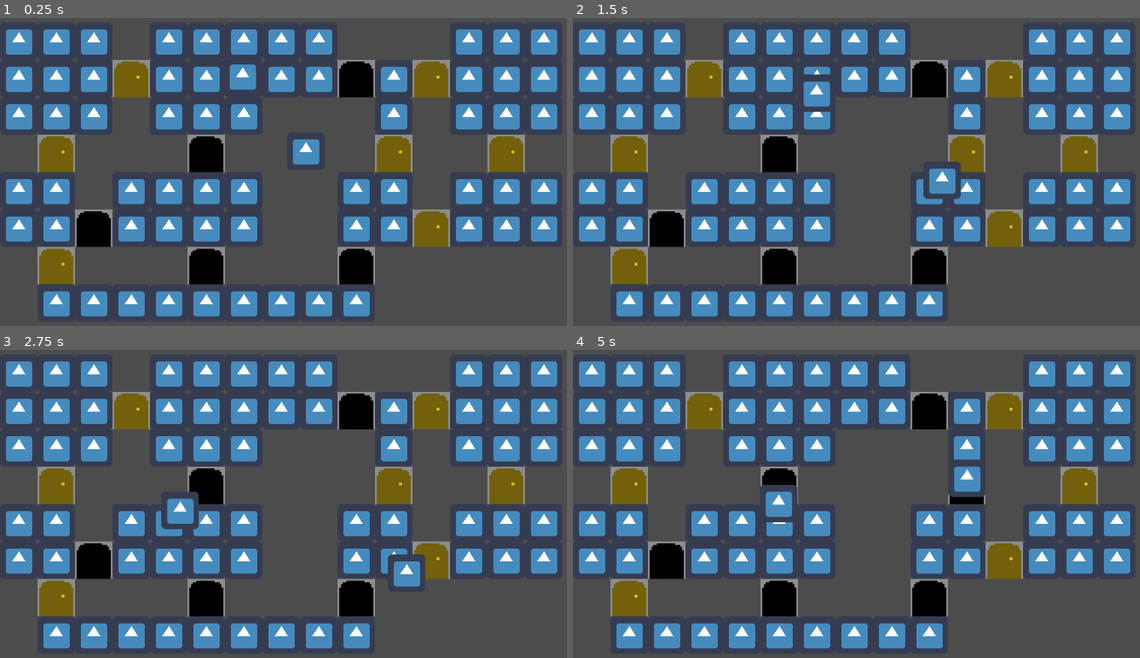
Above: before the commit, frames 1-4 (two rows, left to right).
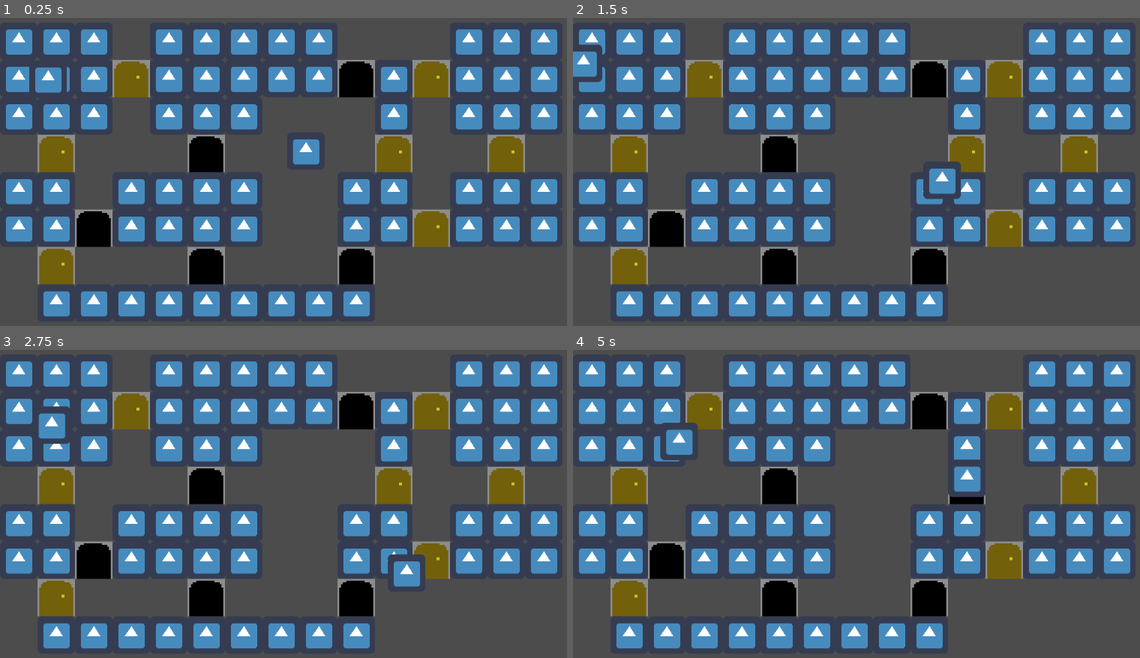
Above: after the commit, the same moments.

Repository: Omivel/LudemDare46
Game: Godot game, scene res://Levels/TestLevel.tscn
Two runs of this game, one before a commit and one after it. Both use one fixed random seed, a clock stepped at 60 frames per second and the inputs below. The engine's default icon, where the game draws it, is replaced by a stand-in: a white triangle on a blue panel in a dark square.
Inputs (mouse positions are in pixels of both pictures, inside the frame that each line leads up to):
- Up to frame 1 (0.25 s): no input
- Up to frame 2 (1.5 s): move the mouse to (1003, 144) at 0.52 s; hold Right (ui_right) 0.53-1.28 s; hold Space (ui_select) 0.53-1.28 s; move the mouse to (754, 178) at 1.27 s; hold Down (ui_down) from 1.28 s (still down); click (754, 178) at 1.35 s
- Up to frame 3 (2.75 s): tap Space (ui_select) at 1.52, 1.55, 1.82 s; move the mouse to (357, 414) at 2.02 s; release Down (ui_down) at 2.03 s; hold Right (ui_right) from 2.03 s (still down); hold Space (ui_select) from 2.03 s (still down)
- Up to frame 4 (5 s): move the mouse to (845, 562) at 2.77 s; release Right (ui_right) at 2.78 s; release Space (ui_select) at 2.78 s; hold Up (ui_up) 2.78-3.53 s; click (845, 562) at 2.85 s; tap Space (ui_select) at 3.02, 3.05, 3.32, 4.52, 4.55, 4.82 s; move the mouse to (1054, 544) at 3.52 s; hold Space (ui_select) 3.53-4.28 s; hold Left (ui_left) from 3.53 s (still down); move the mouse to (692, 439) at 4.27 s; click (692, 439) at 4.35 s

The runs differ from the first frame. In frame 1, 0.5% of the frame differs, in the area x 5-46%, y 15-25%; in frame 2, 0.9%; in frame 3, 1.0%; in frame 4, 1.1%, in the area x 15-40%, y 23-56%.
Error before the commit: Invalid call. Nonexistent function 'activate' in base 'Nil'. (res://Scenes/Player/Player.gd:45)

Commit message:
test

Diff:
--- a/game/Levels/TestLevel.gd
+++ b/game/Levels/TestLevel.gd
@@ -23,7 +23,9 @@
 
 			var nav = Navigation2D.new()
 			nav.add_child(navTiles)
-			$Monster.add_child(nav)
+			child.add_child(nav)
+			child.initialize_pathfinding()
+			child.map_updated()
 
 
 # Called every frame. 'delta' is the elapsed time since the previous frame.
@@ -51,6 +53,7 @@
 							if child3 is TileMap:
 								child3.set_cellv(cordinates, 0)
 								child3.update_dirty_quadrants()
+								child.map_updated()
 	else:
 		tileMap.set_cellv(cordinates, 1)
 		tileMap.update_dirty_quadrants()
@@ -62,3 +65,4 @@
 							if child3 is TileMap:
 								child3.set_cellv(cordinates, -1)
 								child3.update_dirty_quadrants()
+								child.map_updated()
--- a/game/Levels/TestLevel.tscn
+++ b/game/Levels/TestLevel.tscn
@@ -61,8 +61,7 @@
 tile_data = PoolIntArray( 65536, 0, 0, 65537, 0, 0, 65538, 0, 0, 65540, 0, 0, 65541, 0, 0, 65542, 0, 0, 65543, 0, 0, 65 …(960 unchanged characters)…
 
 [node name="Monster" parent="." instance=ExtResource( 3 )]
-position = Vector2( 414, 156 )
-speed = 250.0
+position = Vector2( 97, 162 )
 
 [node name="KinematicBody2D" parent="." instance=ExtResource( 4 )]
 position = Vector2( 522, 284 )
--- /dev/null
+++ b/game/Scenes/Gas/Gas.gd
@@ -0,0 +1,18 @@
+extends Area2D
+class_name Gas
+
+onready var down = $DetectDown
+onready var up = $DetectRight
+onready var left = $DetectLeft
+onready var right = $DetectRigh
+onready var decay = $DecayTimer
+
+func _ready():
+	decay.connect("timeout", self, "_vanish")
+
+#mabe switch this to physics process
+func _process(delta):
+	pass
+
+func _vanish():
+	queue_free()
--- /dev/null
+++ b/game/Scenes/Gas/Gas.tscn
@@ -0,0 +1,40 @@
+[gd_scene load_steps=5 format=2]
+
+[ext_resource path="res://icon.png" type="Texture" id=1]
+[ext_resource path="res://Scenes/Gas/Gas.gd" type="Script" id=2]
+
+[sub_resource type="SpriteFrames" id=2]
+animations = [ {
+"frames": [ ExtResource( 1 ) ],
+"loop": true,
+"name": "default",
+"speed": 5.0
+} ]
+
+[sub_resource type="RectangleShape2D" id=1]
+extents = Vector2( 32, 32 )
+
+[node name="Gas" type="Area2D"]
+script = ExtResource( 2 )
+
+[node name="AnimatedSprite" type="AnimatedSprite" parent="."]
+frames = SubResource( 2 )
+
+[node name="CollisionShape2D" type="CollisionShape2D" parent="."]
+shape = SubResource( 1 )
+
+[node name="DetectDown" type="RayCast2D" parent="."]
+
+[node name="DetectUp" type="RayCast2D" parent="."]
+cast_to = Vector2( 0, -50 )
+
+[node name="DetectLeft" type="RayCast2D" parent="."]
+cast_to = Vector2( -50, 0 )
+
+[node name="DetectRight" type="RayCast2D" parent="."]
+cast_to = Vector2( 50, 0 )
+
+[node name="DecayTimer" type="Timer" parent="."]
+wait_time = 20.0
+one_shot = true
+autostart = true
--- a/game/Scenes/Monster/Monster.gd
+++ b/game/Scenes/Monster/Monster.gd
@@ -1,17 +1,36 @@
 extends KinematicBody2D
 class_name Monster
 
+onready var vision = $Vision
+onready var chaseTimer = $ChaseTimer
+onready var chaseUpdate = $ChaseUpdateTimer
+onready var atack = $Atack
+
 #how close to its pathfindng goal the monster hase to be to check it off its list
-const TOLERENCE := 2.5
+const TOLERENCE := 11
 
-export var speed : float = 1
+export var running_speed : float = 200
+export var walking_speed : float = 75
+
+#left uninitialized to be initialized with an outside call
+var pathfinding : Navigation2D
+#another entity that this node will track down
+var target = null
+var speed = walking_speed
 
 #a first in first out list of positions to move too
 var path : PoolVector2Array = []
 var direction := Vector2()
 
+var placesToGo = []
+
+
 # Called when the node enters the scene tree for the first time.
 func _ready():
+	vision.connect("body_entered", self, "_new_target")
+	chaseTimer.connect("timeout", self, "_end_chase")
+	chaseUpdate.connect("timeout", self, "_update_target_path")
+	atack.connect("body_entered", self, "_catch")
 	pass # Replace with function body.
 
 # warning-ignore:unused_argument
@@ -26,10 +45,48 @@
 			#Move the character to the next target
 			direction = path[0]-global_position
 			move_and_slide(direction.normalized()*speed, Vector2(0,0))
+	else:
+		placesToGo.shuffle()
+		newPath(pathfinding.get_simple_path(global_position, placesToGo[0], false))
 
+func _catch(caught):
+	print("I caught "+str(caught))
 
 func newPath(newPath : PoolVector2Array):
 	path = newPath
 
 func appendPath(newPath: PoolVector2Array):
 	path.append_array(newPath)
+
+func _new_target(new_target):
+	if new_target is Player:
+		speed = running_speed
+		target = new_target
+		newPath(pathfinding.get_simple_path(global_position, target.get_global_position(), false))
+		chaseTimer.start()
+		chaseUpdate.start()
+
+func _update_target_path():
+	newPath(pathfinding.get_simple_path(global_position, target.get_global_position(), false))
+
+func _end_chase():
+	chaseUpdate.stop()
+	target = null
+	path = []
+	speed = walking_speed
+
+func map_updated():
+	placesToGo.clear()
+	for child in pathfinding.get_children():
+		if child is TileMap:
+			for pos in child.get_used_cells():
+				placesToGo.append(child.map_to_world(pos))
+	if !path.empty():
+		newPath(pathfinding.get_simple_path(global_position, path[path.size()-1], false))
+
+#called after pathfinding node is initialized from outside
+func initialize_pathfinding():
+	for child in get_children():
+		if child is Navigation2D:
+			pathfinding = child
+			return
--- a/game/Scenes/Monster/Monster.tscn
+++ b/game/Scenes/Monster/Monster.tscn
@@ -12,7 +12,12 @@
 } ]
 
 [sub_resource type="CircleShape2D" id=2]
-radius = 20.0
+
+[sub_resource type="CircleShape2D" id=3]
+radius = 100.0
+
+[sub_resource type="CircleShape2D" id=4]
+radius = 12.0
 
 [node name="Monster" type="KinematicBody2D"]
 script = ExtResource( 2 )
@@ -22,3 +27,24 @@
 
 [node name="CollisionShape2D" type="CollisionShape2D" parent="."]
 shape = SubResource( 2 )
+
+[node name="Vision" type="Area2D" parent="."]
+visible = false
+monitorable = false
+
+[node name="CollisionShape2D" type="CollisionShape2D" parent="Vision"]
+shape = SubResource( 3 )
+
+[node name="Atack" type="Area2D" parent="."]
+
+[node name="CollisionShape2D" type="CollisionShape2D" parent="Atack"]
+shape = SubResource( 4 )
+
+[node name="ChaseTimer" type="Timer" parent="."]
+process_mode = 0
+wait_time = 10.0
+one_shot = true
+
+[node name="ChaseUpdateTimer" type="Timer" parent="."]
+process_mode = 0
+wait_time = 0.2
--- a/game/Scenes/Player/Player.gd
+++ b/game/Scenes/Player/Player.gd
@@ -1,4 +1,5 @@
 extends KinematicBody2D
+class_name Player
 
 var direction := Vector2(0,0)
 
@@ -42,4 +43,5 @@
 					dist = node.get_global_position().distance_to(get_global_position())
 					if dist < dist_lowest:
 						lowest_node = node
-		lowest_node.activate()
+		if(lowest_node != null):
+			lowest_node.activate()
--- a/game/project.godot
+++ b/game/project.godot
@@ -9,10 +9,20 @@
 config_version=4
 
 _global_script_classes=[ {
+"base": "Area2D",
+"class": "Gas",
+"language": "GDScript",
+"path": "res://Scenes/Gas/Gas.gd"
+}, {
 "base": "KinematicBody2D",
 "class": "Monster",
 "language": "GDScript",
 "path": "res://Scenes/Monster/Monster.gd"
+}, {
+"base": "KinematicBody2D",
+"class": "Player",
+"language": "GDScript",
+"path": "res://Scenes/Player/Player.gd"
 }, {
 "base": "Area2D",
 "class": "Trigger",
@@ -20,7 +30,9 @@
 "path": "res://Scenes/Trigger/Trigger.gd"
 } ]
 _global_script_class_icons={
+"Gas": "",
 "Monster": "",
+"Player": "",
 "Trigger": ""
 }
 
Not shown: 1 places in game/Scenes/Monster/Monster.tscn that only renumber resources
